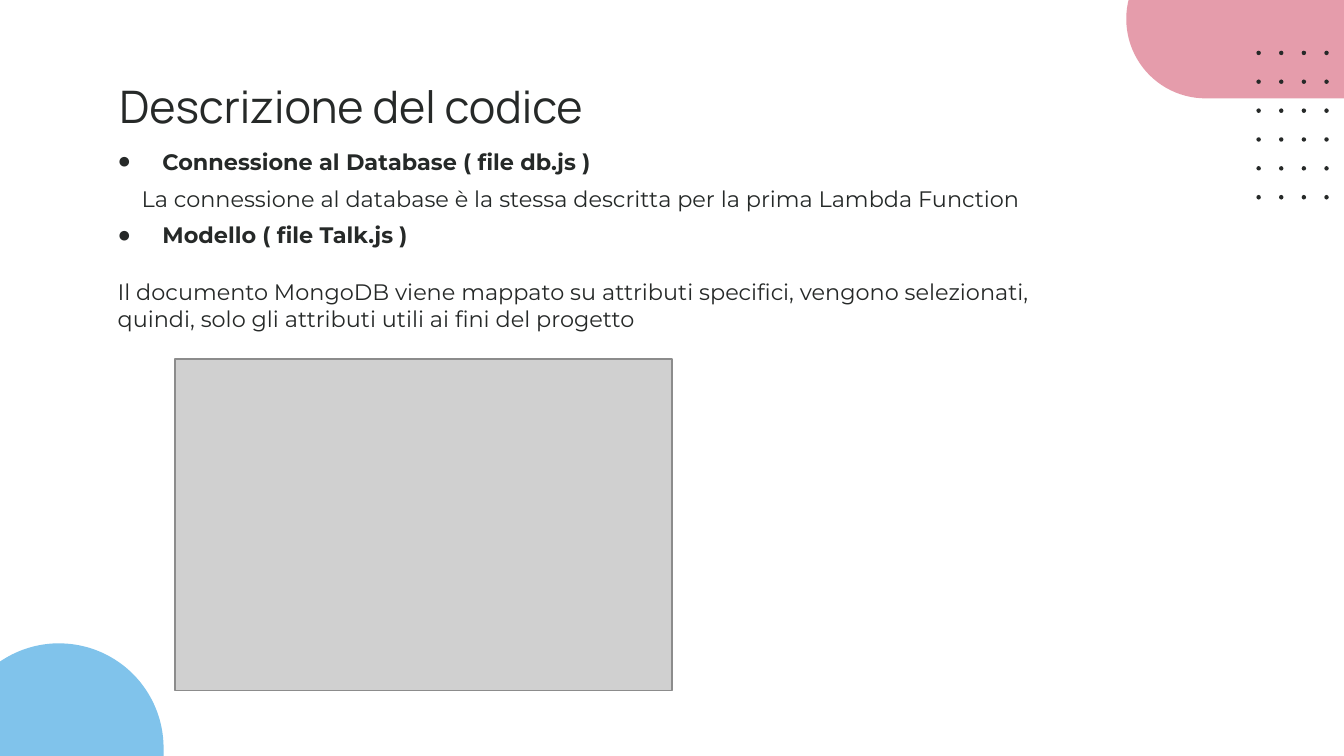
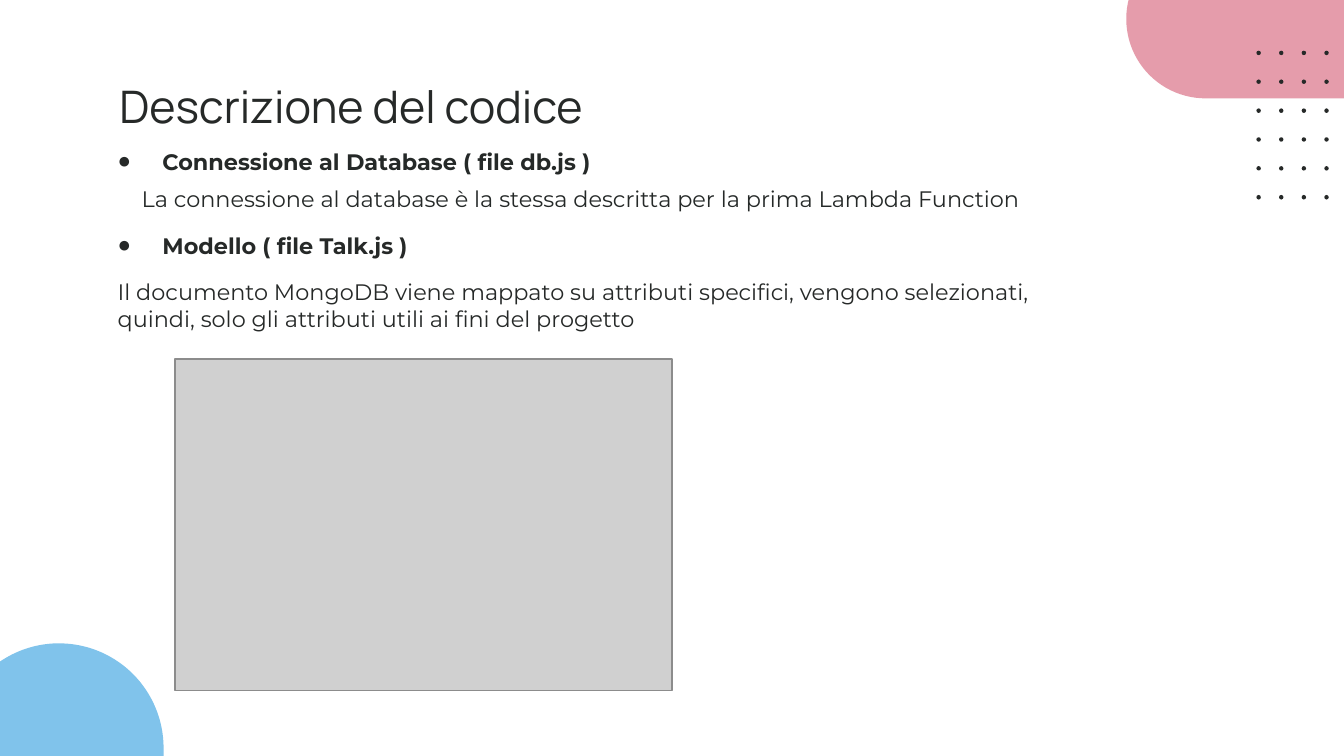
Before and after one commit to giotentori/unibg_cloud_and_mobile, a slide deck: slide 32 of Progetto_TCM/Progetto3.0/CommuniTEDx_3.0.pptx. Drawn at 1344x756 pixels with LibreOffice and Linux fonts; fonts in the diff are those of the drawing; grey boxes stand for pictures. Boxes give left, top, right and bottom in pixels: in the first picture for what was removed or moved away, otherwise in the second. Text is boxed around its words. In the diff, an @@ line names an element or a change of style, - is before the commit and + after.

```diff
--- a/Progetto_TCM/Progetto3.0/CommuniTEDx_3.0.pptx
+++ b/Progetto_TCM/Progetto3.0/CommuniTEDx_3.0.pptx
@@ text "Modello ( file Talk.js )": place and size @@
-text "Modello ( file Talk.js )" at (162,225,394,248)
+text "Modello ( file Talk.js )" at (162,236,394,259)
```
Also in this commit, not shown: 7 other slides changed, 2 other files.
